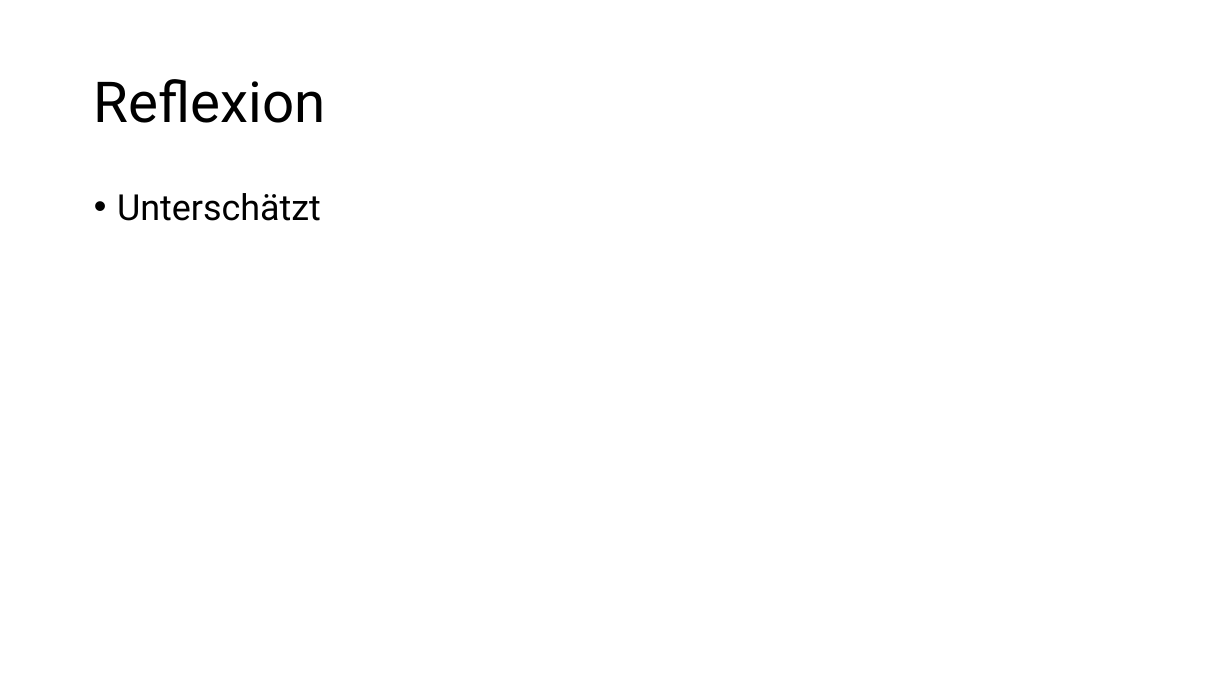
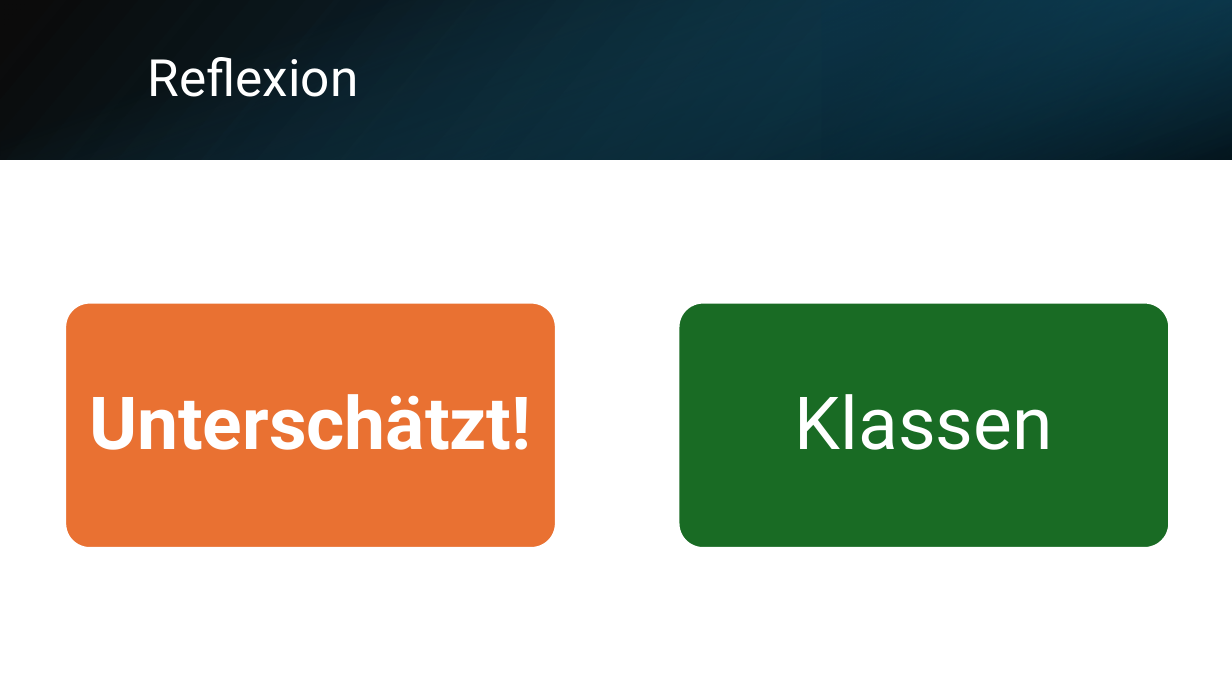
Before and after one commit to Vukurou/DEWEB, a slide deck: slide 7 of DEWEB-Präsentation_Julian Schwarz.pptx. Drawn at 1232x693 pixels with LibreOffice and Linux fonts; fonts in the diff are those of the drawing. Boxes give left, top, right and bottom in pixels: in the first picture for what was removed or moved away, otherwise in the second. Text is boxed around its words. In the diff, an @@ line names an element or a change of style, - is before the commit and + after.

```diff
--- a/DEWEB-Präsentation_Julian Schwarz.pptx
+++ b/DEWEB-Präsentation_Julian Schwarz.pptx
@@ rectangle added at (0, 0, 1232, 159), fill gradient #000000 to #104862 @@
@@ rectangle added at (0, 0, 1232, 159), fill gradient #156082 to #000000 @@
@@ rectangle added at (822, 0, 1232, 159), fill gradient #0B3041 to #156082 @@
@@ title "Reflexion": place and size @@
-title "Reflexion" at (94, 79, 326, 123)
+title "Reflexion" at (148, 57, 359, 97)
@@ title "Reflexion" at (148, 57, 359, 97): size 44 to 40 pt, text colour #000000 to #FFFFFF @@
@@ rounded rectangle added at (66, 303, 556, 549), fill #E97132, outline #FFFFFF 1.5 pt @@
@@ text "Unterschätzt!" at (89, 394, 531, 450): vertical alignment top to middle @@
@@ rounded rectangle added at (678, 303, 1169, 549), fill #196B24, outline #FFFFFF 1.5 pt @@
@@ text at (89, 394, 531, 450): text changed; size 28 to 57 pt; text colour #000000 to #FFFFFF; bold on @@
-• Unterschätzt
+Unterschätzt!
@@ text added at (795, 394, 1053, 450), 57 pt, text #FFFFFF @@
+Klassen
```
Also in this commit, not shown: 5 other slides changed, 1 slide added, 1 slide removed, 6 other files.
